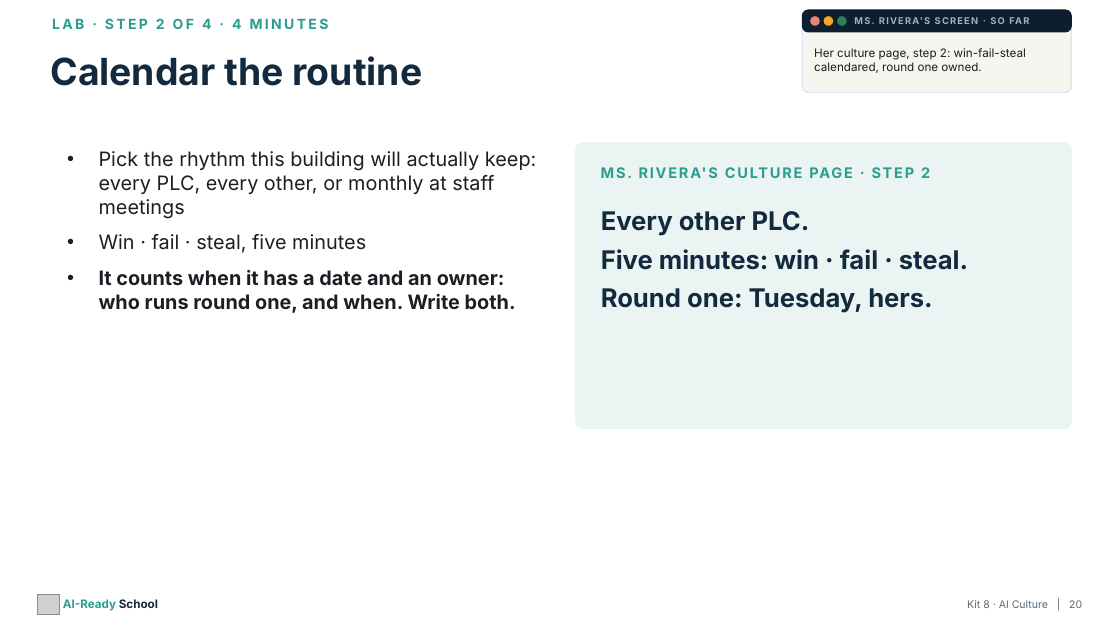
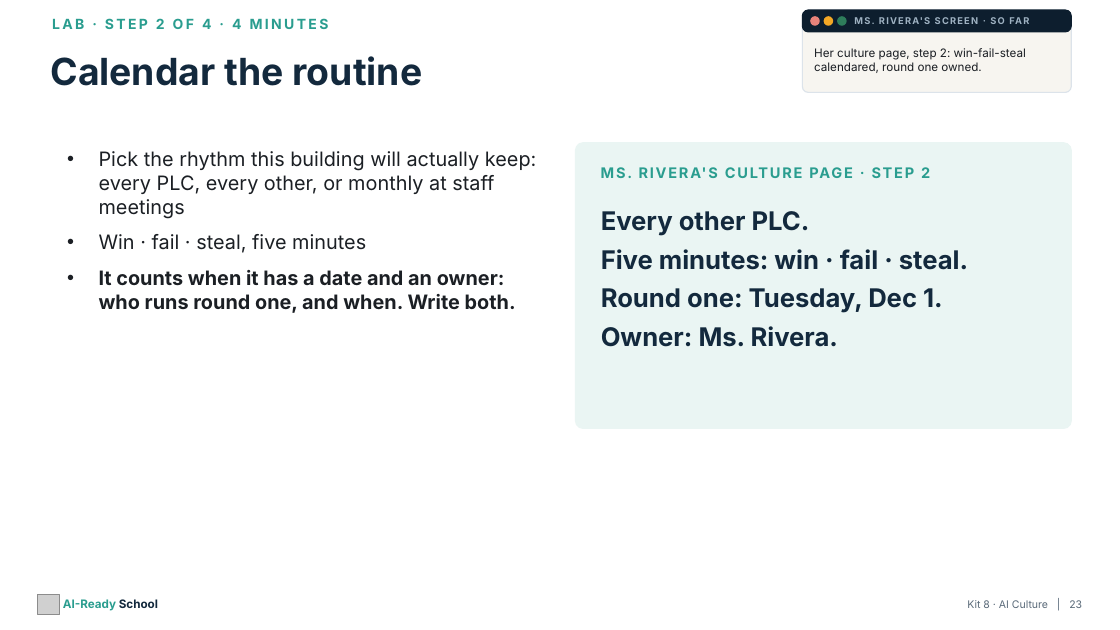
Before and after one commit to aspinozzi1/Ai-School-Ready, a slide deck: slide 23 of kits/kit08/Kit08_PresentationDeck.pptx (slide 20 before the commit). Drawn at 1120x630 pixels with LibreOffice and Linux fonts; fonts in the diff are those of the drawing; grey boxes stand for pictures. Boxes give left, top, right and bottom in pixels: in the first picture for what was removed or moved away, otherwise in the second. Text is boxed around its words. In the diff, an @@ line names an element or a change of style, - is before the commit and + after.

```diff
--- a/kits/kit08/Kit08_PresentationDeck.pptx
+++ b/kits/kit08/Kit08_PresentationDeck.pptx
@@ text at (601,288,943,347): text changed @@
-Round one: Tuesday, hers.
+Round one: Tuesday, Dec 1.
+Owner: Ms. Rivera.
@@ text at (967,600,1082,608): text changed @@
-Kit 8 · AI Culture | 20
+Kit 8 · AI Culture | 23
```
Also in this commit, not shown: 11 other slides changed, 5 slides added, 5 other files.
